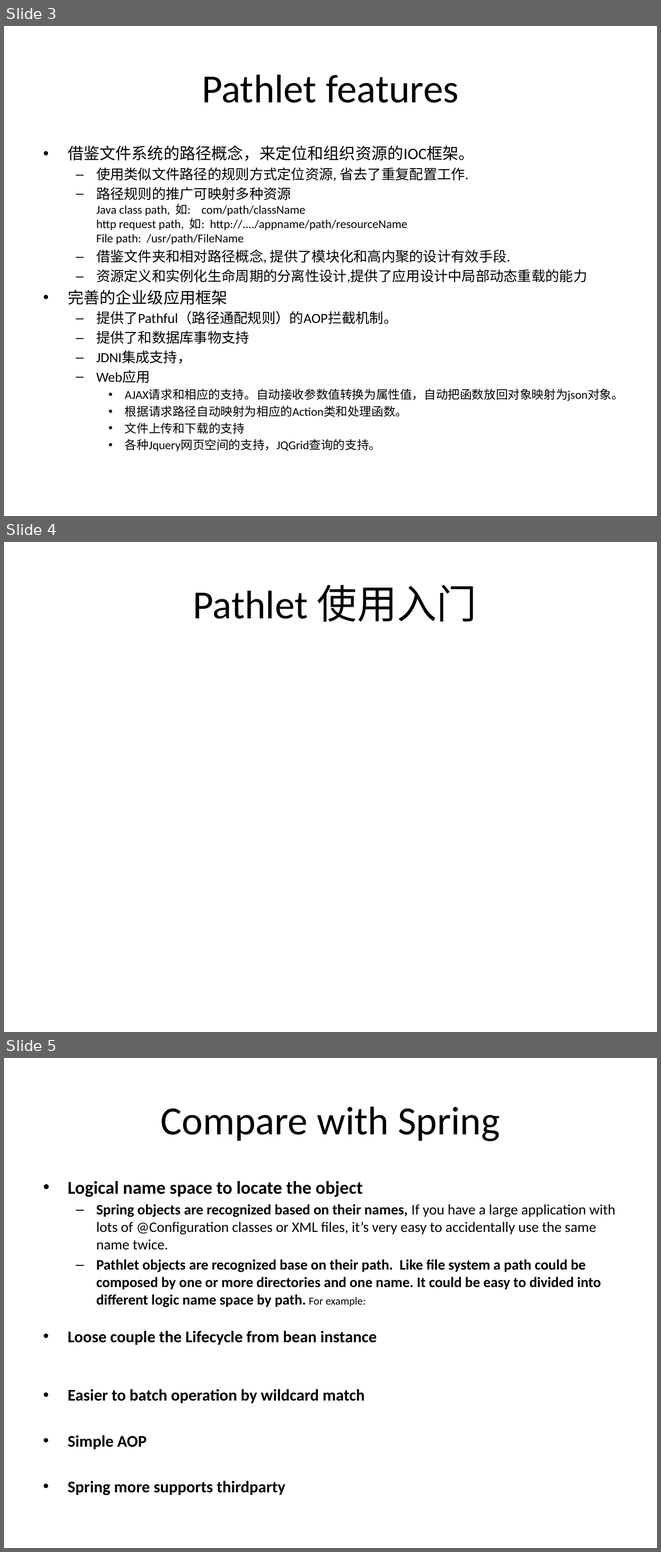
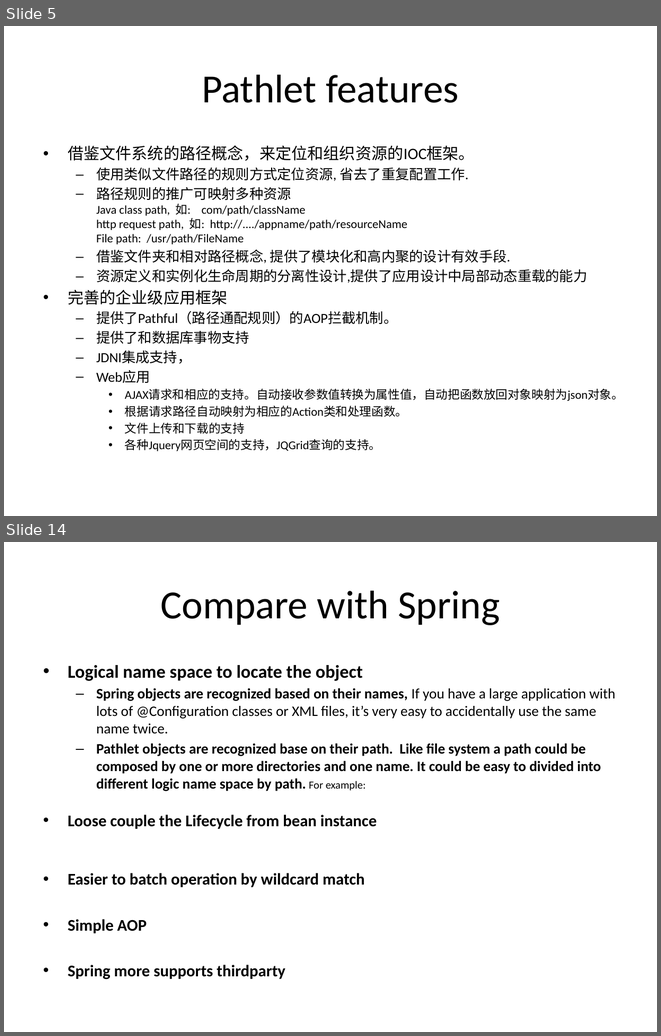
Before and after one commit to zhangclong/pathlet, a slide deck: docs/Pathlet 设计简介.pptx. Shown one above the other, each under a label of ours: slides 3, 4 and 5 before the commit, slides 5 and 14 after it; the slides between them are not shown. The pictures are 661x1552 and 661x1036 pixels, drawn with LibreOffice and Linux fonts; fonts in the diff are those of the drawing. Boxes give left, top, right and bottom in pixels: in the first picture for what was removed or moved away, otherwise in the second. Text is boxed around its words. In the diff, an @@ line names an element or a change of style, - is before the commit and + after.

Commit message:
1. Revised the Pathlet guide. 2. Modified the core test code

```diff
--- a/docs/Pathlet 设计简介.pptx
+++ b/docs/Pathlet 设计简介.pptx
@@ slide 4 removed at bbox=[4, 542, 657, 1032], background #FFFFFF @@
@@ title removed at bbox=[193, 584, 477, 622] @@
-Pathlet 使用入门
@@ what was slide 3 is now slide 5 @@
@@ what was slide 5 is now slide 14 @@
```
Also in this commit, not shown: 4 slides changed, 3 slides added, 39 other files.
